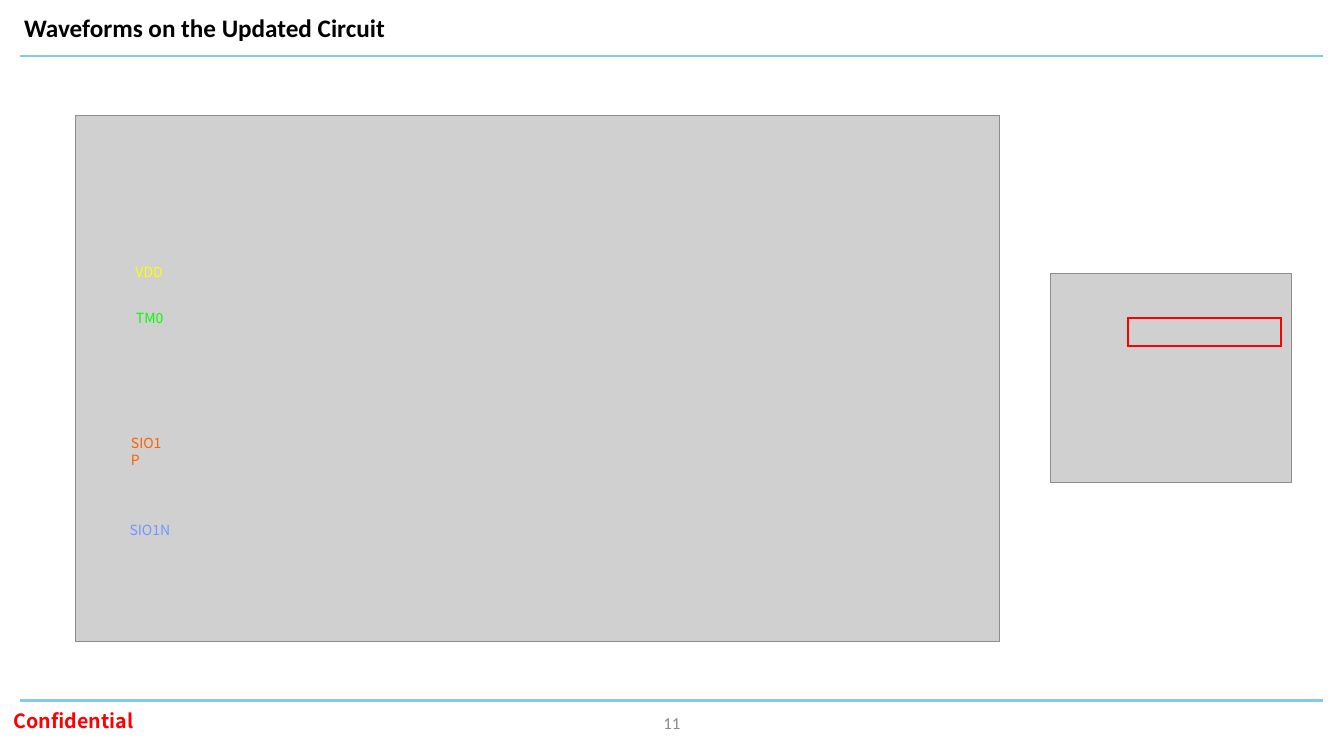
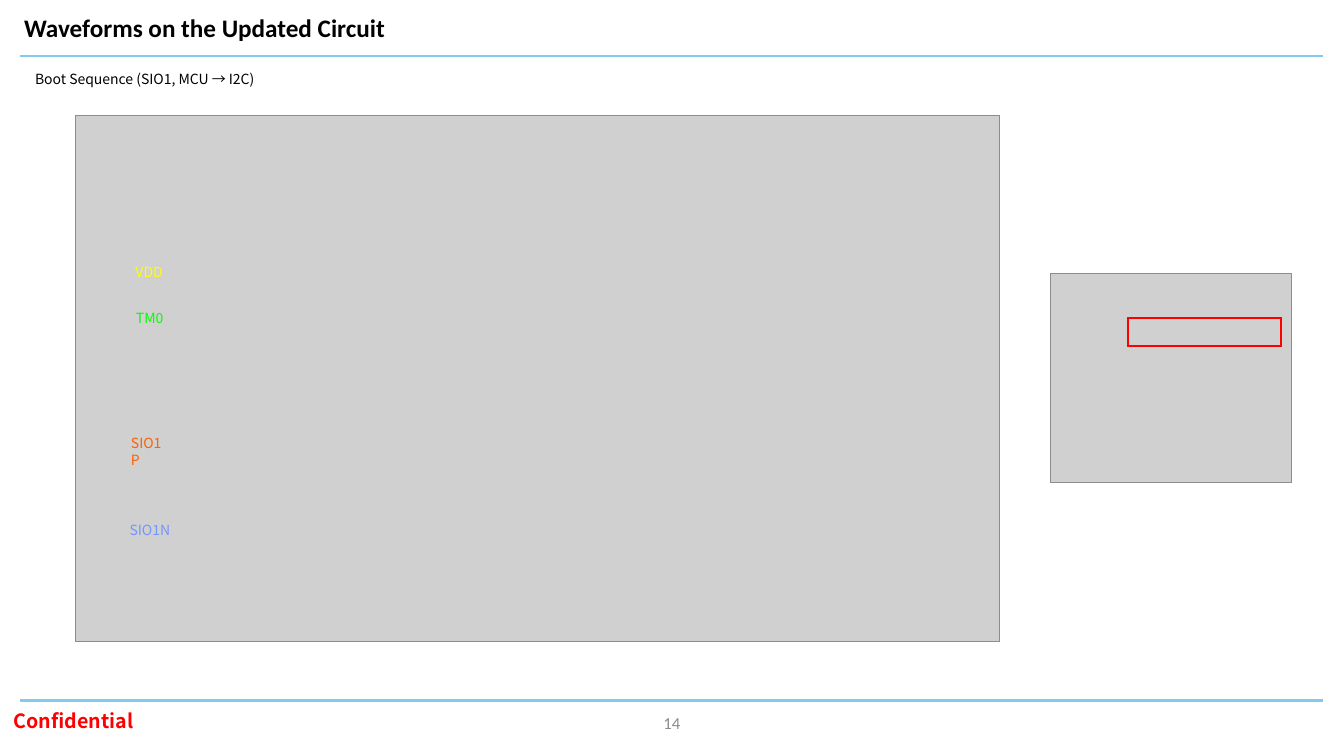
Before and after one commit to oio9595/Global_Technologies_FW, a slide deck: slide 14 of ID804/ID804_FA_Board/Docs/id804_fa_board_hw_issue_260908.pptx (slide 11 before the commit). Drawn at 1344x756 pixels with LibreOffice and Linux fonts; fonts in the diff are those of the drawing; grey boxes stand for pictures; background and template pictures are left out. Boxes give left, top, right and bottom in pixels: in the first picture for what was removed or moved away, otherwise in the second. Text is boxed around its words. In the diff, an @@ line names an element or a change of style, - is before the commit and + after.

```diff
--- a/ID804/ID804_FA_Board/Docs/id804_fa_board_hw_issue_260908.pptx
+++ b/ID804/ID804_FA_Board/Docs/id804_fa_board_hw_issue_260908.pptx
@@ text added at bbox=[35, 72, 254, 87], 10 pt, text #000000 @@
+Boot Sequence (SIO1, MCU → I2C)
@@ page number at bbox=[663, 718, 680, 729]: text changed @@
-11
+14
```
Also in this commit, not shown: 7 other slides changed, 5 slides added, 2 slides removed, 4 other files.
